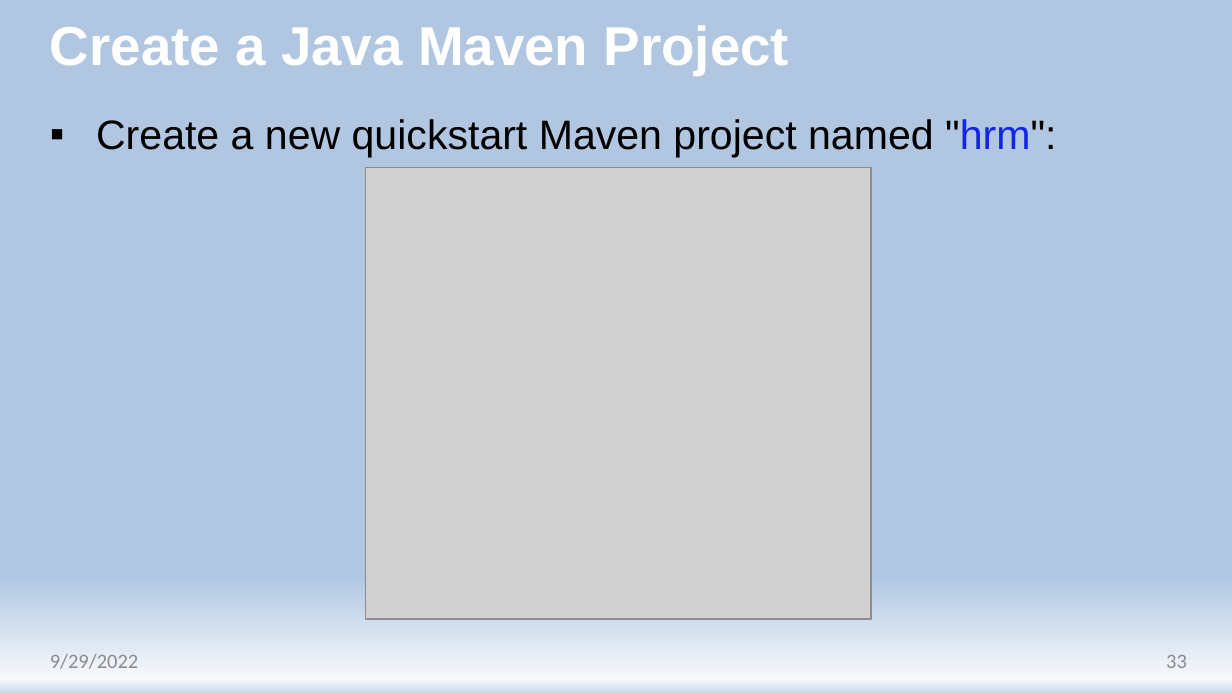
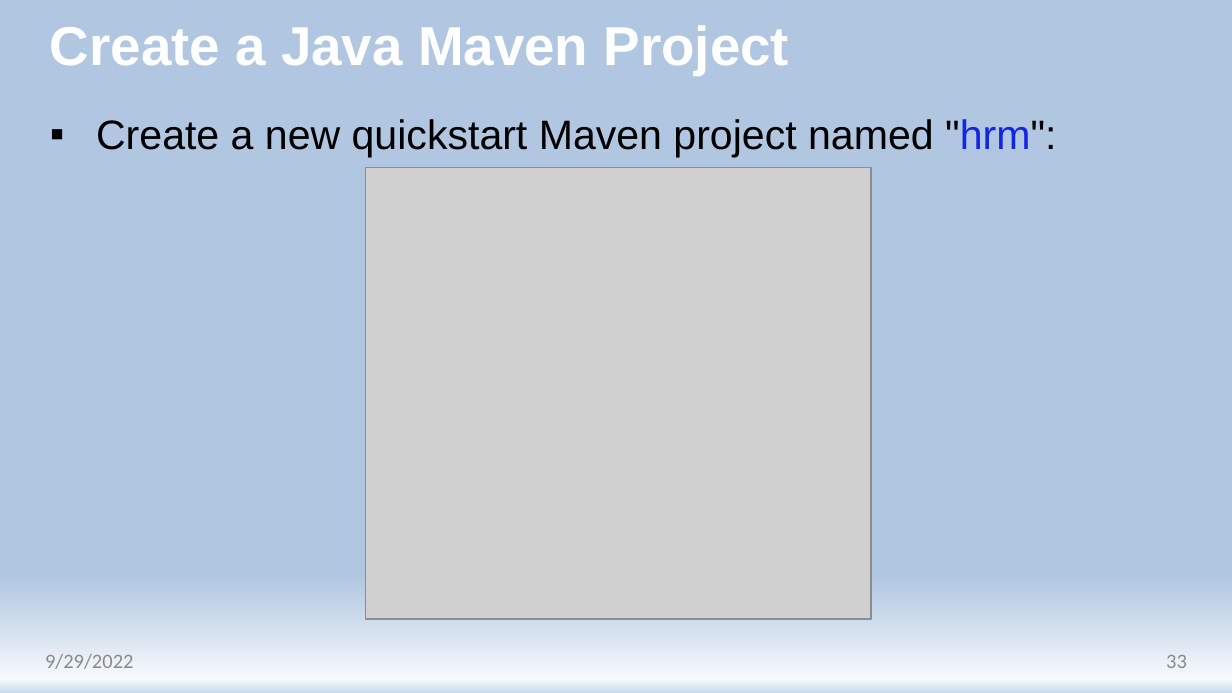
Before and after one commit to datnn1806/JavaBasic, a slide deck: slide 33 of B4/Unit01_Hibernate Introduction.pptx. Drawn at 1232x693 pixels with LibreOffice and Linux fonts; fonts in the diff are those of the drawing; grey boxes stand for pictures. Boxes give left, top, right and bottom in pixels: in the first picture for what was removed or moved away, otherwise in the second. Text is boxed around its words. In the diff, an @@ line names an element or a change of style, - is before the commit and + after.

```diff
--- a/B4/Unit01_Hibernate Introduction.pptx
+++ b/B4/Unit01_Hibernate Introduction.pptx
@@ text "9/29/2022": place and size @@
-text "9/29/2022" at [50, 654, 139, 669]
+text "9/29/2022" at [45, 654, 134, 669]
```
Also in this commit, not shown: 7 other files.
